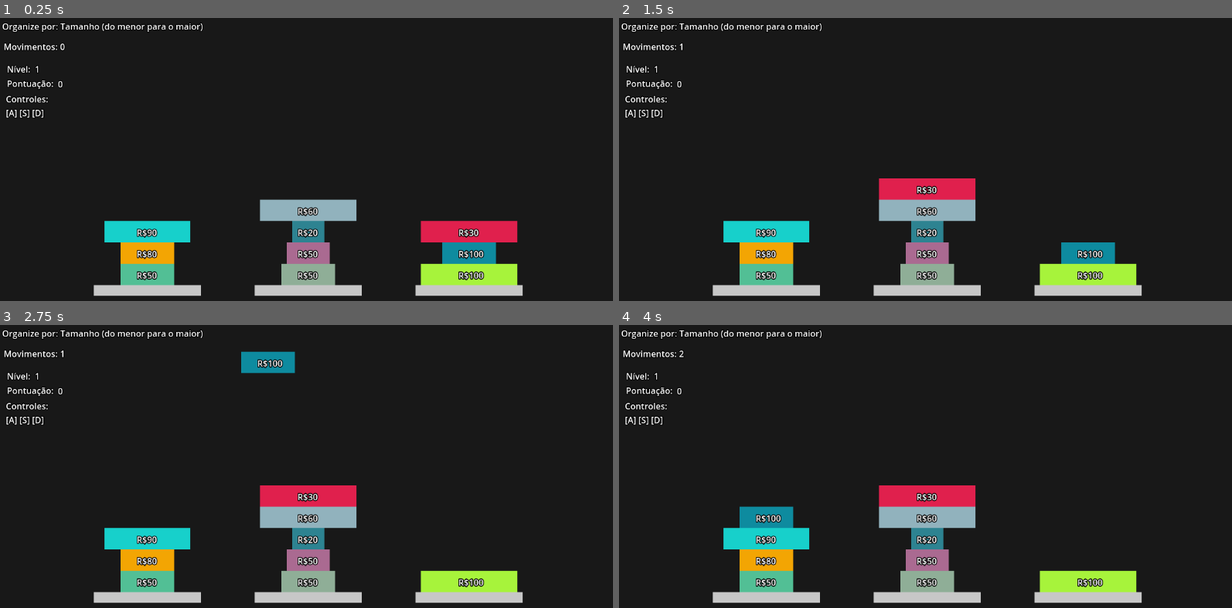
Above: before the commit, frames 1-4 (two rows, left to right).
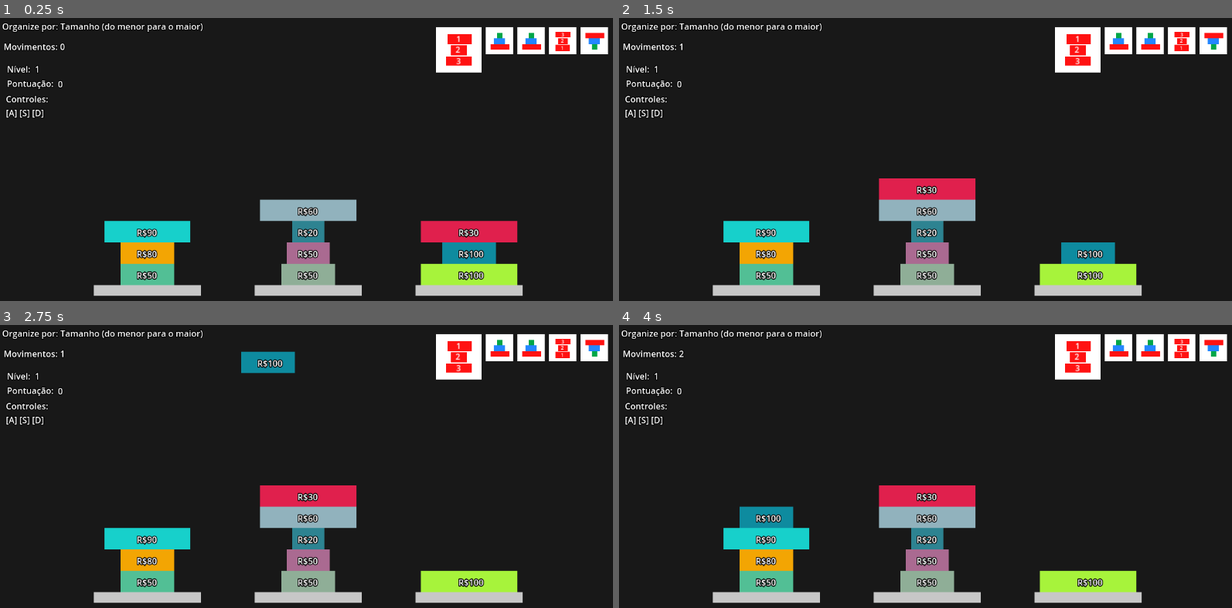
Above: after the commit, the same moments.

Repository: tiagoRaulino/stockholderRepo
Game: Godot game, scene res://scenes/game.tscn
Same seed, same stepped clock (60 frames per second), same inputs: the game is played once before the commit and once after it.
Inputs:
- Up to frame 1 (0.25 s): no input
- Up to frame 2 (1.5 s): tap Enter at 0.5 s; hold D 0.53-1.28 s; tap Space at 1.25 s; hold S from 1.28 s (still down)
- Up to frame 3 (2.75 s): tap Enter at 2 s; release S at 2.03 s; hold D from 2.03 s (still down)
- Up to frame 4 (4 s): tap Space at 2.75 s; tap Enter at 3.5 s; release D at 3.53 s; hold A from 3.53 s (still down)

The runs differ from the first frame. In frame 1, 2.9% of the frame differs, in the area x 71-100%, y 3-20%; in frame 2, 2.9%; in frame 3, 2.9%; in frame 4, 2.9%.

Commit message:
starting objective queue visual feedback

Diff:
--- a/scenes/game.tscn
+++ b/scenes/game.tscn
@@ -1,7 +1,11 @@
-[gd_scene load_steps=3 format=3 uid="uid://dtq2d04ljkxci"]
+[gd_scene load_steps=7 format=3 uid="uid://dtq2d04ljkxci"]
 
 [ext_resource type="Script" path="res://scripts/game.gd" id="1_gfiij"]
 [ext_resource type="Script" path="res://scripts/scoring_tree_node.gd" id="2_8n4um"]
+[ext_resource type="PackedScene" uid="uid://5es8hxcacyxu" path="res://scenes/icons/increasing_price_icon.tscn" id="3_q7uec"]
+[ext_resource type="PackedScene" uid="uid://b82sv3wc66oht" path="res://scenes/icons/decreasing_size_icon.tscn" id="3_y3pxe"]
+[ext_resource type="PackedScene" uid="uid://cfgjriotvurqm" path="res://scenes/icons/increasing_size_icon.tscn" id="4_pe0la"]
+[ext_resource type="PackedScene" uid="uid://2ca7qs1fwfjj" path="res://scenes/icons/decreasing_price_icon.tscn" id="6_kfk1w"]
 
 [node name="Game" type="Node2D"]
 script = ExtResource("1_gfiij")
@@ -71,3 +75,23 @@
 
 [node name="ScoringTreeNode" type="Node" parent="."]
 script = ExtResource("2_8n4um")
+
+[node name="IncreasingPriceIcon" parent="." instance=ExtResource("3_q7uec")]
+position = Vector2(1050, 43)
+scale = Vector2(0.75, 0.75)
+
+[node name="IncreasingSizeIcon" parent="." instance=ExtResource("4_pe0la")]
+position = Vector2(1109, 43)
+scale = Vector2(0.75, 0.75)
+
+[node name="DecreasingSizeIcon" parent="." instance=ExtResource("3_y3pxe")]
+position = Vector2(991, 43)
+scale = Vector2(0.75, 0.75)
+
+[node name="DecreasingSizeIcon2" parent="." instance=ExtResource("3_y3pxe")]
+position = Vector2(932, 43)
+scale = Vector2(0.75, 0.75)
+
+[node name="DecreasingPriceIcon" parent="." instance=ExtResource("6_kfk1w")]
+position = Vector2(856, 60)
+scale = Vector2(1.25, 1.25)
--- /dev/null
+++ b/scenes/icons/decreasing_price_icon.tscn
@@ -0,0 +1,54 @@
+[gd_scene format=3 uid="uid://2ca7qs1fwfjj"]
+
+[node name="DecreasingPriceIcon" type="Node2D"]
+
+[node name="ColorRect" type="ColorRect" parent="."]
+offset_left = -34.0
+offset_top = -34.0
+offset_right = 34.0
+offset_bottom = 34.0
+
+[node name="ColorRect2" type="ColorRect" parent="."]
+offset_left = -19.0
+offset_top = 10.0
+offset_right = 19.0
+offset_bottom = 23.0
+color = Color(1, 0.07, 0.07, 1)
+
+[node name="ColorRect3" type="ColorRect" parent="."]
+offset_left = -12.0
+offset_top = -7.0
+offset_right = 12.0
+offset_bottom = 8.0
+color = Color(1, 0.07, 0.07, 1)
+
+[node name="ColorRect4" type="ColorRect" parent="."]
+offset_left = -17.0
+offset_top = -24.0
+offset_right = 19.0
+offset_bottom = -9.0
+color = Color(1, 0.07, 0.07, 1)
+
+[node name="Label1" type="Label" parent="."]
+offset_left = -4.0
+offset_top = -25.0
+offset_right = 36.0
+offset_bottom = -2.0
+theme_override_font_sizes/font_size = 12
+text = "1"
+
+[node name="Label2" type="Label" parent="."]
+offset_left = -5.0
+offset_top = -9.0
+offset_right = 35.0
+offset_bottom = 14.0
+theme_override_font_sizes/font_size = 12
+text = "2"
+
+[node name="Label3" type="Label" parent="."]
+offset_left = -4.0
+offset_top = 8.0
+offset_right = 36.0
+offset_bottom = 31.0
+theme_override_font_sizes/font_size = 12
+text = "3"
--- /dev/null
+++ b/scenes/icons/decreasing_size_icon.tscn
@@ -0,0 +1,30 @@
+[gd_scene format=3 uid="uid://b82sv3wc66oht"]
+
+[node name="DecreasingSizeIcon" type="Node2D"]
+
+[node name="ColorRect" type="ColorRect" parent="."]
+offset_left = -34.0
+offset_top = -34.0
+offset_right = 34.0
+offset_bottom = 34.0
+
+[node name="ColorRect2" type="ColorRect" parent="."]
+offset_left = -23.0
+offset_top = 8.0
+offset_right = 24.0
+offset_bottom = 22.0
+color = Color(1, 0.07, 0.07, 1)
+
+[node name="ColorRect3" type="ColorRect" parent="."]
+offset_left = -14.0
+offset_top = -6.0
+offset_right = 14.0
+offset_bottom = 8.0
+color = Color(0.136404, 0.526115, 1, 1)
+
+[node name="ColorRect4" type="ColorRect" parent="."]
+offset_left = -7.0
+offset_top = -20.0
+offset_right = 7.0
+offset_bottom = -6.0
+color = Color(0, 0.648924, 0.283678, 1)
--- /dev/null
+++ b/scenes/icons/increasing_price_icon.tscn
@@ -0,0 +1,54 @@
+[gd_scene format=3 uid="uid://5es8hxcacyxu"]
+
+[node name="IncreasingPriceIcon" type="Node2D"]
+
+[node name="ColorRect" type="ColorRect" parent="."]
+offset_left = -34.0
+offset_top = -34.0
+offset_right = 34.0
+offset_bottom = 34.0
+
+[node name="ColorRect2" type="ColorRect" parent="."]
+offset_left = -19.0
+offset_top = -22.0
+offset_right = 19.0
+offset_bottom = -9.0
+color = Color(1, 0.07, 0.07, 1)
+
+[node name="ColorRect3" type="ColorRect" parent="."]
+offset_left = -12.0
+offset_top = -7.0
+offset_right = 12.0
+offset_bottom = 8.0
+color = Color(1, 0.07, 0.07, 1)
+
+[node name="ColorRect4" type="ColorRect" parent="."]
+offset_left = -18.0
+offset_top = 10.0
+offset_right = 18.0
+offset_bottom = 25.0
+color = Color(1, 0.07, 0.07, 1)
+
+[node name="Label1" type="Label" parent="."]
+offset_left = -5.0
+offset_top = 9.0
+offset_right = 35.0
+offset_bottom = 32.0
+theme_override_font_sizes/font_size = 12
+text = "1"
+
+[node name="Label2" type="Label" parent="."]
+offset_left = -5.0
+offset_top = -9.0
+offset_right = 35.0
+offset_bottom = 14.0
+theme_override_font_sizes/font_size = 12
+text = "2"
+
+[node name="Label3" type="Label" parent="."]
+offset_left = -4.0
+offset_top = -24.0
+offset_right = 36.0
+offset_bottom = -1.0
+theme_override_font_sizes/font_size = 12
+text = "3"
--- /dev/null
+++ b/scenes/icons/increasing_size_icon.tscn
@@ -0,0 +1,30 @@
+[gd_scene format=3 uid="uid://cfgjriotvurqm"]
+
+[node name="IncreasingSizeIcon" type="Node2D"]
+
+[node name="ColorRect" type="ColorRect" parent="."]
+offset_left = -34.0
+offset_top = -34.0
+offset_right = 34.0
+offset_bottom = 34.0
+
+[node name="ColorRect2" type="ColorRect" parent="."]
+offset_left = -23.0
+offset_top = -20.0
+offset_right = 24.0
+offset_bottom = -6.0
+color = Color(1, 0.07, 0.07, 1)
+
+[node name="ColorRect3" type="ColorRect" parent="."]
+offset_left = -14.0
+offset_top = -6.0
+offset_right = 14.0
+offset_bottom = 8.0
+color = Color(0.136404, 0.526115, 1, 1)
+
+[node name="ColorRect4" type="ColorRect" parent="."]
+offset_left = -7.0
+offset_top = 8.0
+offset_right = 7.0
+offset_bottom = 22.0
+color = Color(0, 0.648924, 0.283678, 1)
